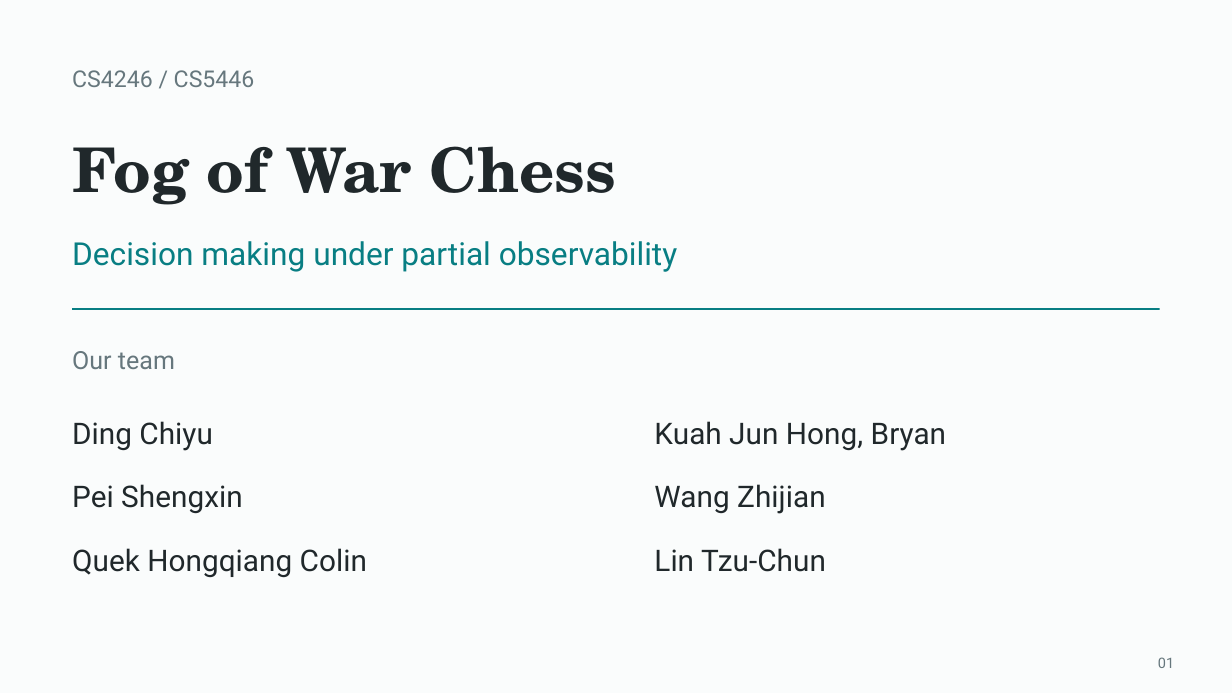
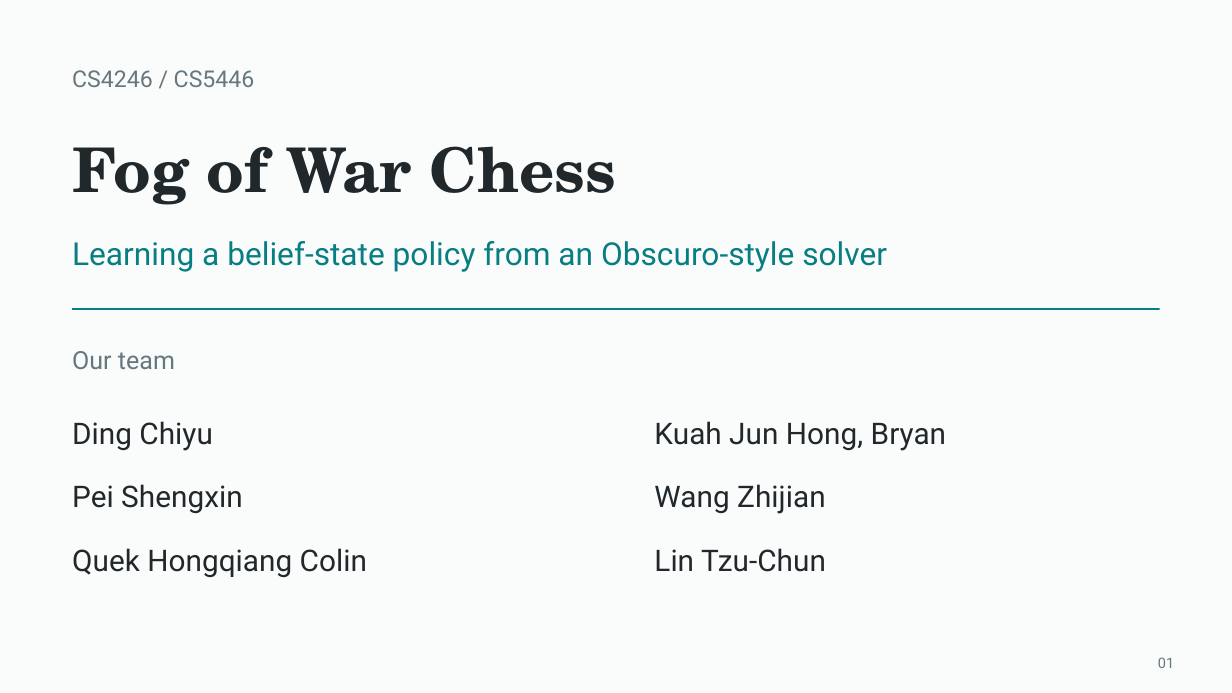
Before and after one commit to Mr-Teal/CS5446_project, a slide deck: slide 1 of docs/presentation/Fog of War Chess - final deck.pptx. Drawn at 1232x693 pixels with LibreOffice and Linux fonts; fonts in the diff are those of the drawing. Boxes give left, top, right and bottom in pixels: in the first picture for what was removed or moved away, otherwise in the second. Text is boxed around its words. In the diff, an @@ line names an element or a change of style, - is before the commit and + after.

```diff
--- a/docs/presentation/Fog of War Chess - final deck.pptx
+++ b/docs/presentation/Fog of War Chess - final deck.pptx
@@ text at [72,241,887,272]: text changed @@
-Decision making under partial observability
+Learning a belief-state policy from an Obscuro-style solver
```
Also in this commit, not shown: 1 other slide changed, 20 slides added, 59 slides removed, 1 other file.
